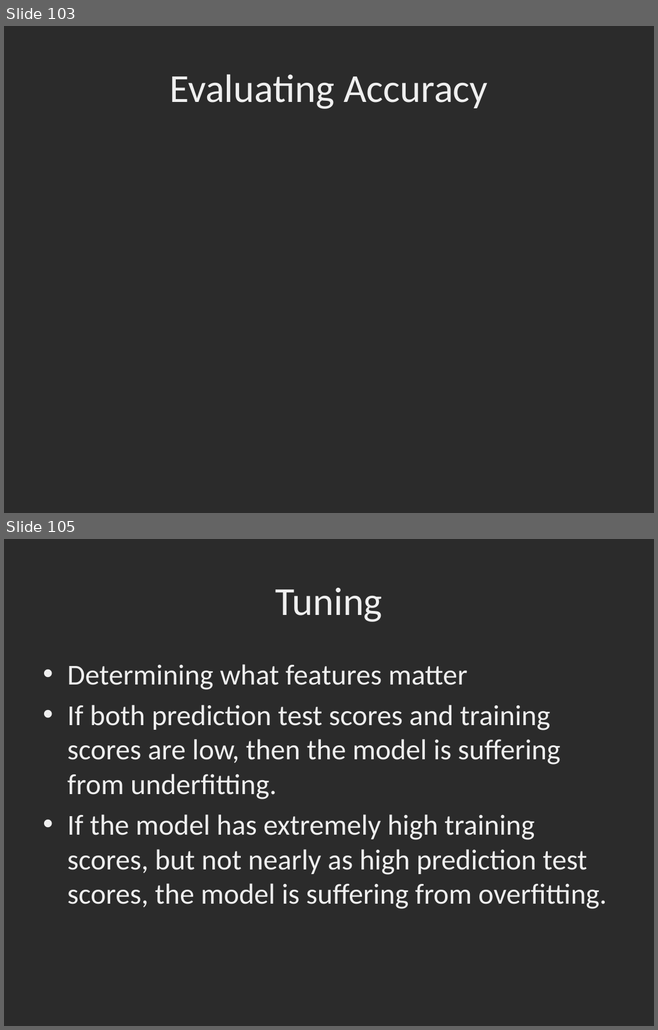
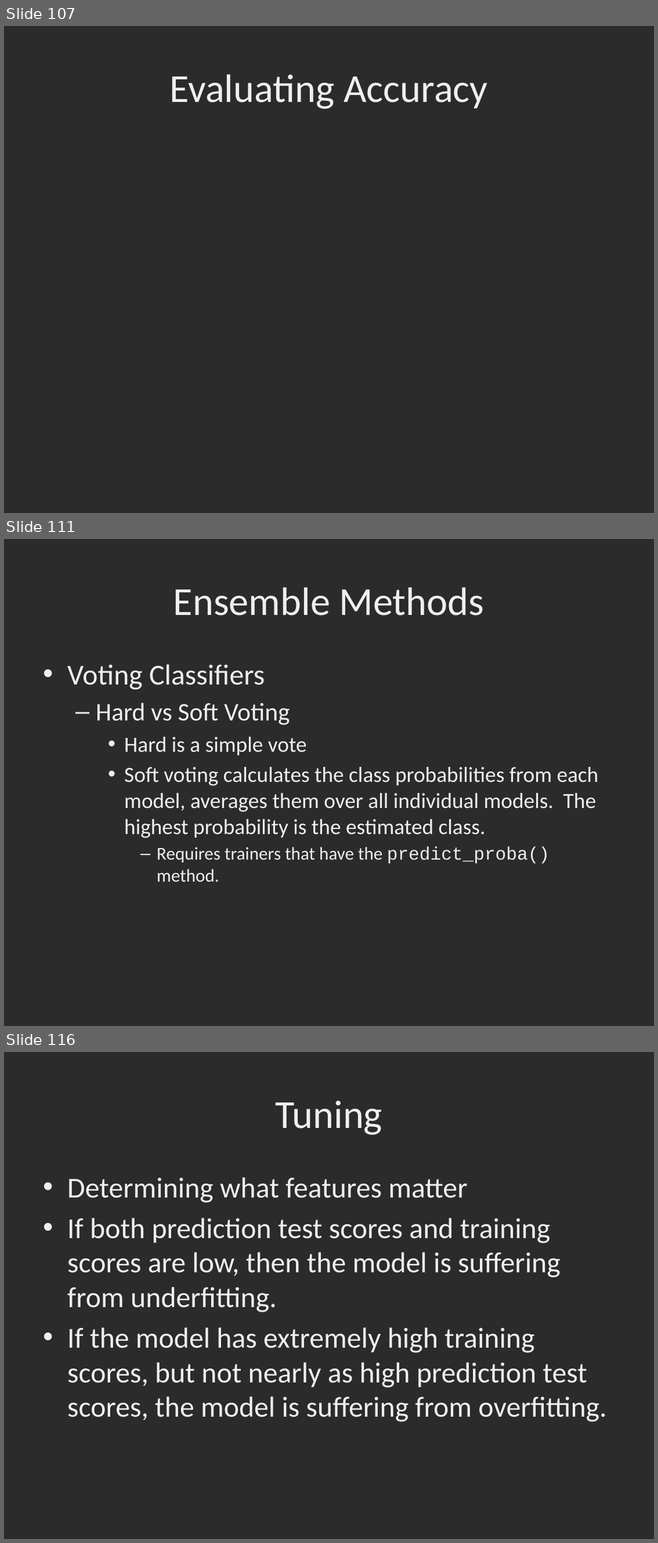
Before and after one commit to dbowmans46/PracticalProgramming, a slide deck: Session 7 - Python/Instructional Material/Session 7 - Python Brief Intro to Machine Learning with Scikit Learn.pptx. Shown one above the other, each under a label of ours: slides 103 and 105 before the commit, slides 107, 111 and 116 after it; the slides between them are not shown. The pictures are 658x1030 and 658x1543 pixels, drawn with LibreOffice and Linux fonts; fonts in the diff are those of the drawing; background and template pictures are left out; a plain dark background stands for a picture behind light text. Boxes give left, top, right and bottom in pixels: in the first picture for what was removed or moved away, otherwise in the second. Text is boxed around its words. In the diff, an @@ line names an element or a change of style, - is before the commit and + after.

Commit message:
Decision tree slides, ensemble slide skeleton.

```diff
--- a/Session 7 - Python/Instructional Material/Session 7 - Python Brief Intro to Machine Learning with Scikit Learn.pptx
+++ b/Session 7 - Python/Instructional Material/Session 7 - Python Brief Intro to Machine Learning with Scikit Learn.pptx
@@ slide 111 added at (4,539,654,1026), background picture (left out) @@
@@ title added at (173,587,484,616), 44 pt, text #EFEFEF @@
+Ensemble Methods
@@ text added at (67,664,598,882), 24 pt, text #EFEFEF @@
+• Voting Classifiers
+  – Hard vs Soft Voting
+    • Hard is a simple vote
+    • Soft voting calculates the class probabilities from each model, averages them over all individual models. The highest probability is the estimated class.
+      – Requires trainers that have the predict_proba() method.
@@ what was slide 103 is now slide 107 @@
@@ what was slide 105 is now slide 116 @@
```
Also in this commit, not shown: 6 slides changed, 12 other slides added, 4 slides removed.
